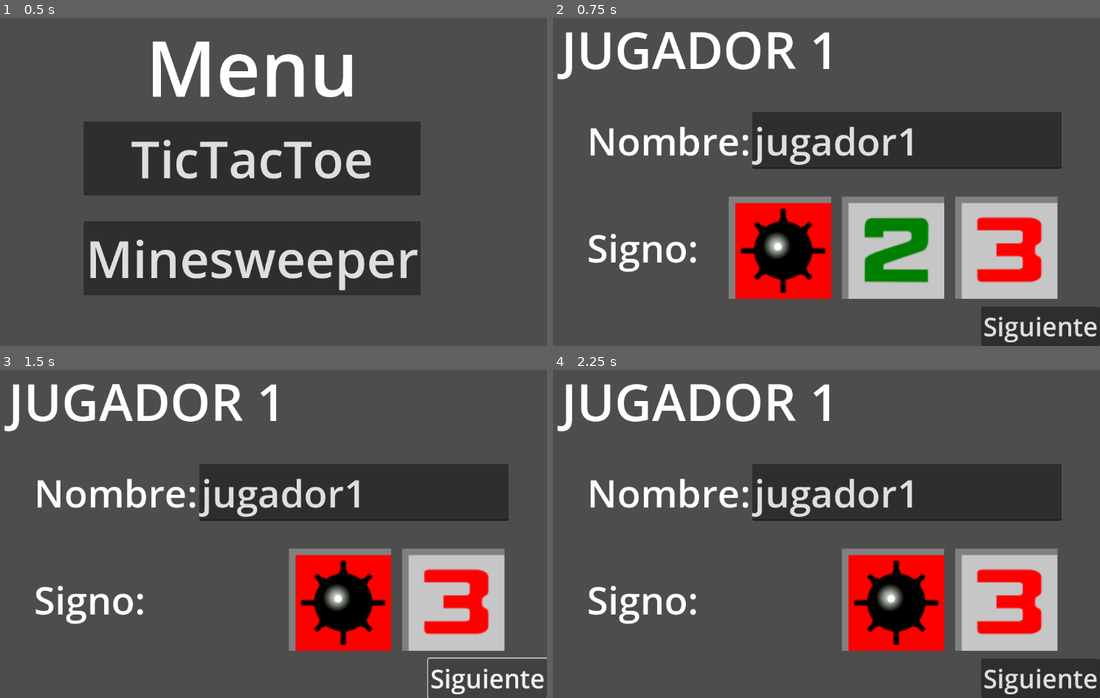
Above: before the commit, frames 1-4 (two rows, left to right).
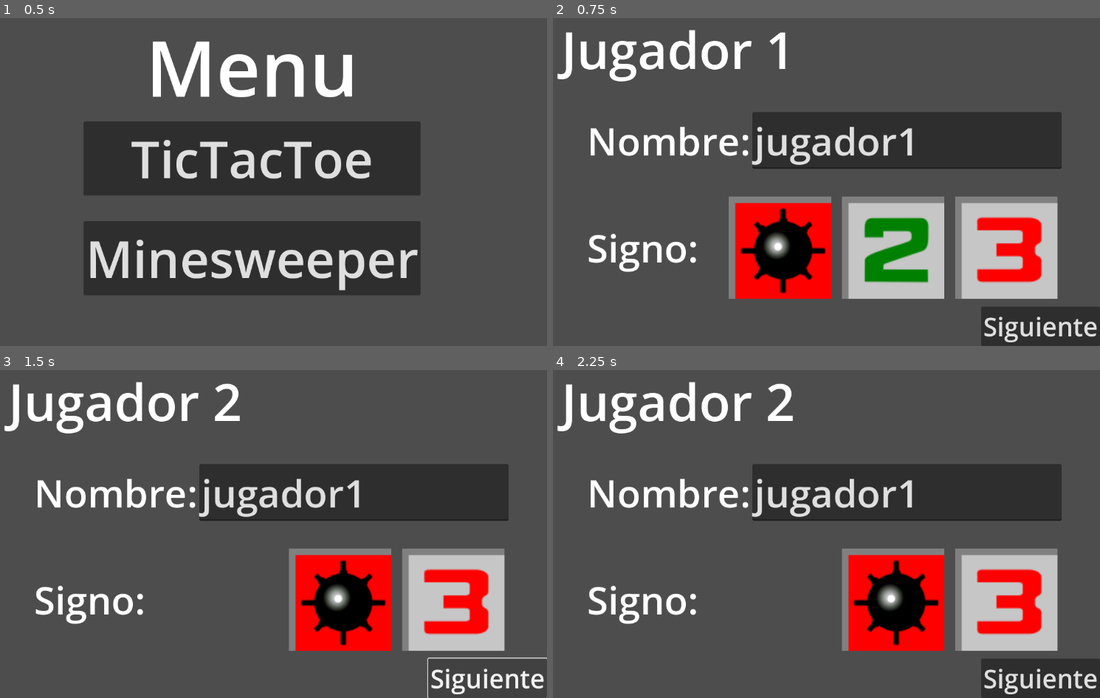
Above: after the commit, the same moments.

Repository: ImTheo/Minesweeper-TicTacToe-Godot
Game: Godot game, scene res://Screens/MainMenu/MainMenu.tscn
Two runs of this game, one before a commit and one after it. Both use one fixed random seed, a clock stepped at 60 frames per second and the inputs below. The engine's default icon, where the game draws it, is replaced by a stand-in: a white triangle on a blue panel in a dark square.
Inputs (mouse positions are in pixels of both pictures, inside the frame that each line leads up to):
- Up to frame 1 (0.5 s): no input
- Up to frame 2 (0.75 s): click "TicTacToe" at 0.5 s
- Up to frame 3 (1.5 s): click "Siguiente" at 1.25 s
- Up to frame 4 (2.25 s): click (892, 599) at 2.02 s

Frame 1 is identical in both runs. In frame 2, 2.6% of the frame differs, in the area x 4-51%, y 3-20%; in frame 3, 2.5%; in frame 4, 2.5%.

Commit message:
Update ChoosePlayer screen UI and logic

Diff:
--- a/Components/CellMinesweeper/Cell.gd
+++ b/Components/CellMinesweeper/Cell.gd
@@ -3,15 +3,14 @@
 
 @onready var cell = self
 var pressed_cell:bool = false
-var index
 var player_1 = "res://Screens/TicTacToe/Assets/circle-png-119.png"
 var player_2 = "res://Screens/TicTacToe/Assets/X-22.png"
 
-signal cell_pressed_signal(index:int,node:Cell)
+signal cell_pressed_signal(node:Cell)
 
 func _on_pressed():
 	if cell_not_pressed():
-		emit_signal("cell_pressed_signal",index,self)
+		emit_signal("cell_pressed_signal",self)
 
 func cell_not_pressed():
 	if not pressed_cell:
--- a/Screens/ChoosePlayer/ChoosePlayer.gd
+++ b/Screens/ChoosePlayer/ChoosePlayer.gd
@@ -5,6 +5,7 @@
 const SIGNAL_SIGN_SELECTED = "sign_selected"
 
 func _ready():
+	%Label_player.text = "Jugador 1"
 	refresh_enabled_signs()
 
 func refresh_enabled_signs():
@@ -20,13 +21,12 @@
 		if i.is_pressed():
 			player_resource_path = i.texture_normal.resource_path
 			player_name = (%LineEdit_playerName as LineEdit).text
+			%Label_player.text = "Jugador 2"
 			i.queue_free()
 			players.append(Player.new(player_name,player_resource_path))
-
 	if players.size() == 1:
 		refresh_enabled_signs()
 		return
-
 	change_scene()
 
 func change_scene():
--- a/Screens/ChoosePlayer/ChoosePlayer.tscn
+++ b/Screens/ChoosePlayer/ChoosePlayer.tscn
@@ -31,11 +31,12 @@
 layout_mode = 2
 theme_override_constants/margin_left = 50
 
-[node name="Label" type="Label" parent="VBoxContainer/MarginContainer"]
+[node name="Label_player" type="Label" parent="VBoxContainer/MarginContainer"]
+unique_name_in_owner = true
 custom_minimum_size = Vector2(100, 100)
 layout_mode = 2
 theme_override_font_sizes/font_size = 100
-text = "JUGADOR 1"
+text = "JUGADOR"
 
 [node name="MarginContainer2" type="MarginContainer" parent="VBoxContainer"]
 layout_mode = 2
--- a/Screens/TicTacToe/TicTacToe.gd
+++ b/Screens/TicTacToe/TicTacToe.gd
@@ -4,16 +4,45 @@
 var players:Array[Player]
 @onready var is_first_player_turn := true
 @onready var board_map:Array = [-1,-1,-1,-1,-1,-1,-1,-1,-1]
-const winning_lines = [[0, 1, 2], [3, 4, 5], [6, 7, 8], [0, 3, 6], [1, 4, 7], [2, 5, 8], [0, 4, 8], [2, 4, 6]]
+var winning_lines:Array
 
 func _ready():
 	set_game_board_stats()
+	winning_lines = calculate_winning_lines(sqrt(board_map.size()))
 
-	var i = 0
-	for cell:Cell in %GridContainer_TicTacToe.get_children():
-		cell.index = i
-		cell.connect("cell_pressed_signal",cell_pressed)
-		i=1+i
+	for i in range(%GridContainer_TicTacToe.get_child_count()):
+		(%GridContainer_TicTacToe.get_child(i) as Cell).connect("cell_pressed_signal",cell_pressed)
+
+func calculate_winning_lines(board_size: int) -> Array:
+	var res = []
+
+	# Rows
+	for i in range(board_size):
+		var row = []
+		for j in range(board_size):
+			row.append(i * board_size + j)
+		res.append(row)
+
+	# Columns
+	for i in range(board_size):
+		var column = []
+		for j in range(board_size):
+			column.append(j * board_size + i)
+		res.append(column)
+
+	# Diagonal top-left to bottom-right
+	var diagonal1 = []
+	for i in range(board_size):
+		diagonal1.append(i * board_size + i)
+	res.append(diagonal1)
+
+	# Diagonal top-right to bottom-left
+	var diagonal2 = []
+	for i in range(board_size):
+		diagonal2.append((i + 1) * (board_size - 1))
+	res.append(diagonal2)
+
+	return res
 
 func set_game_board_stats():
 	(%TextureRect_currentPlayer as TextureRect).texture = load(players[0].texture_path)
@@ -72,12 +101,13 @@
 func game_ended():
 	return false
 
-func cell_pressed(index:int,node:Cell):
+func cell_pressed(node:Cell):
+	#print(node.get_index())
 	if is_first_player_turn:
 		node.update_tile(players[0].texture_path)
 	else:
 		node.update_tile(players[1].texture_path)
-	change_turn(index)
+	change_turn(node.get_index())
 
 func _on_button_pressed():
 	var tic_tac_toe = preload("res://Screens/TicTacToe/TicTacToe.tscn")
